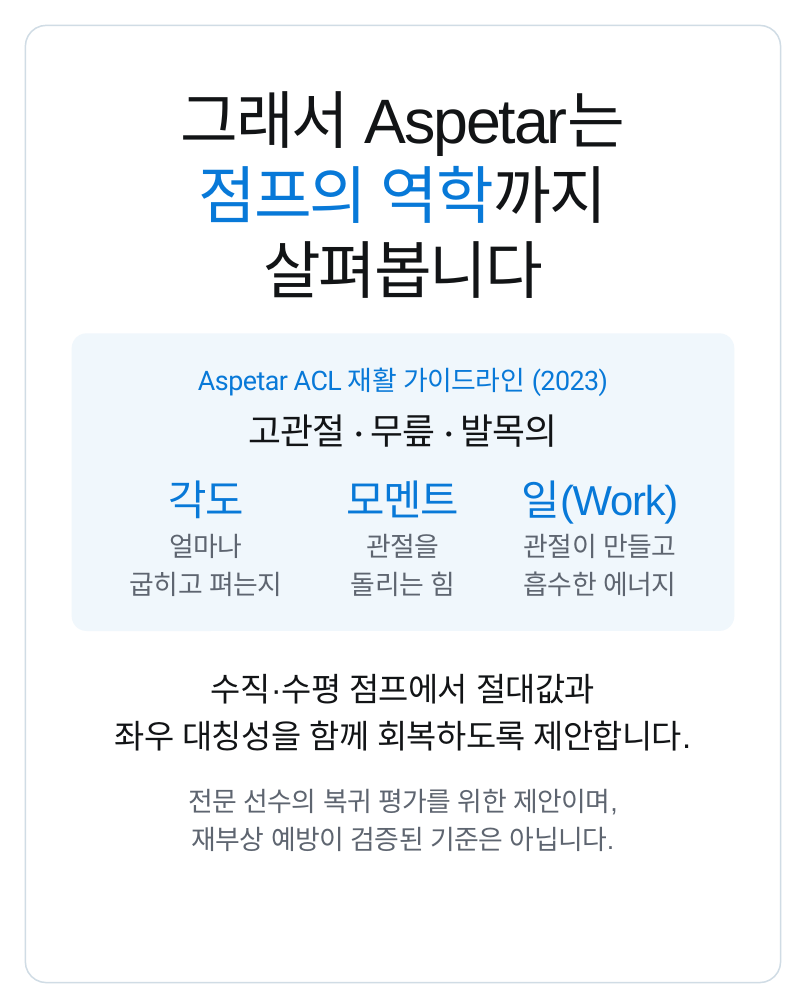
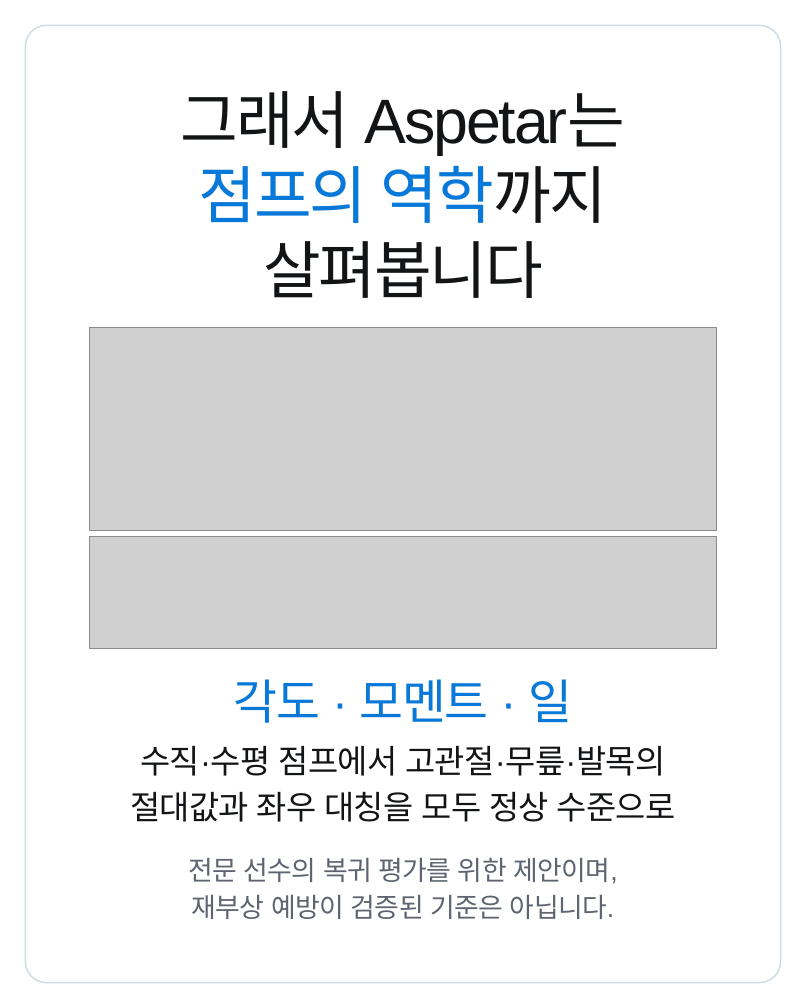
Before and after one commit to js920915-cyber/New-box, a slide deck: slide 5 of content/acl-hop-distance-knee-work/adobe-express/acl-hop-distance-knee-work-express.pptx. Drawn at 806x1008 pixels with LibreOffice and Linux fonts; fonts in the diff are those of the drawing; grey boxes stand for pictures. Boxes give left, top, right and bottom in pixels: in the first picture for what was removed or moved away, otherwise in the second. Text is boxed around its words. In the diff, an @@ line names an element or a change of style, - is before the commit and + after.

```diff
--- a/content/acl-hop-distance-knee-work/adobe-express/acl-hop-distance-knee-work-express.pptx
+++ b/content/acl-hop-distance-knee-work/adobe-express/acl-hop-distance-knee-work-express.pptx
@@ picture added at <box>90,327,716,531</box> @@
@@ rounded rectangle removed at <box>72,333,734,630</box> @@
@@ text removed at <box>198,367,608,396</box> @@
-Aspetar ACL 재활 가이드라인 (2023)
@@ text removed at <box>249,414,557,447</box> @@
-고관절 · 무릎 · 발목의
@@ text removed at <box>168,480,244,519</box> @@
-각도
@@ text removed at <box>522,480,679,524</box> @@
-일(Work)
@@ picture added at <box>90,537,716,648</box> @@
@@ text removed at <box>169,534,242,558</box> @@
-얼마나
@@ text removed at <box>366,534,439,558</box> @@
-관절을
@@ text removed at <box>524,534,676,558</box> @@
-관절이 만들고
@@ text removed at <box>130,572,282,596</box> @@
-굽히고 펴는지
@@ text removed at <box>351,571,455,596</box> @@
-돌리는 힘
@@ text removed at <box>524,571,676,596</box> @@
-흡수한 에너지
@@ text at <box>234,679,572,723</box>: text changed; size 42 to 48 pt @@
-모멘트
+각도 · 모멘트 · 일
@@ text removed at <box>115,720,692,751</box> @@
-좌우 대칭성을 함께 회복하도록 제안합니다.
@@ text at <box>140,746,665,776</box>: text changed @@
-수직·수평 점프에서 절대값과
+수직·수평 점프에서 고관절·무릎·발목의
@@ text added at <box>130,792,676,822</box>, 33 pt, text #121416 @@
+절대값과 좌우 대칭을 모두 정상 수준으로
@@ text "전문 선수의 복귀 평가를 위한 ...": place and size @@
-text "전문 선수의 복귀 평가를 위한 ..." at <box>188,789,618,815</box>
+text "전문 선수의 복귀 평가를 위한 ..." at <box>188,858,618,884</box>
@@ text "재부상 예방이 검증된 기준은 아닙니다.": place and size @@
-text "재부상 예방이 검증된 기준은 아닙니다." at <box>192,827,615,851</box>
+text "재부상 예방이 검증된 기준은 아닙니다." at <box>192,895,615,919</box>
```
Also in this commit, not shown: 4 other slides changed, 53 other files.
